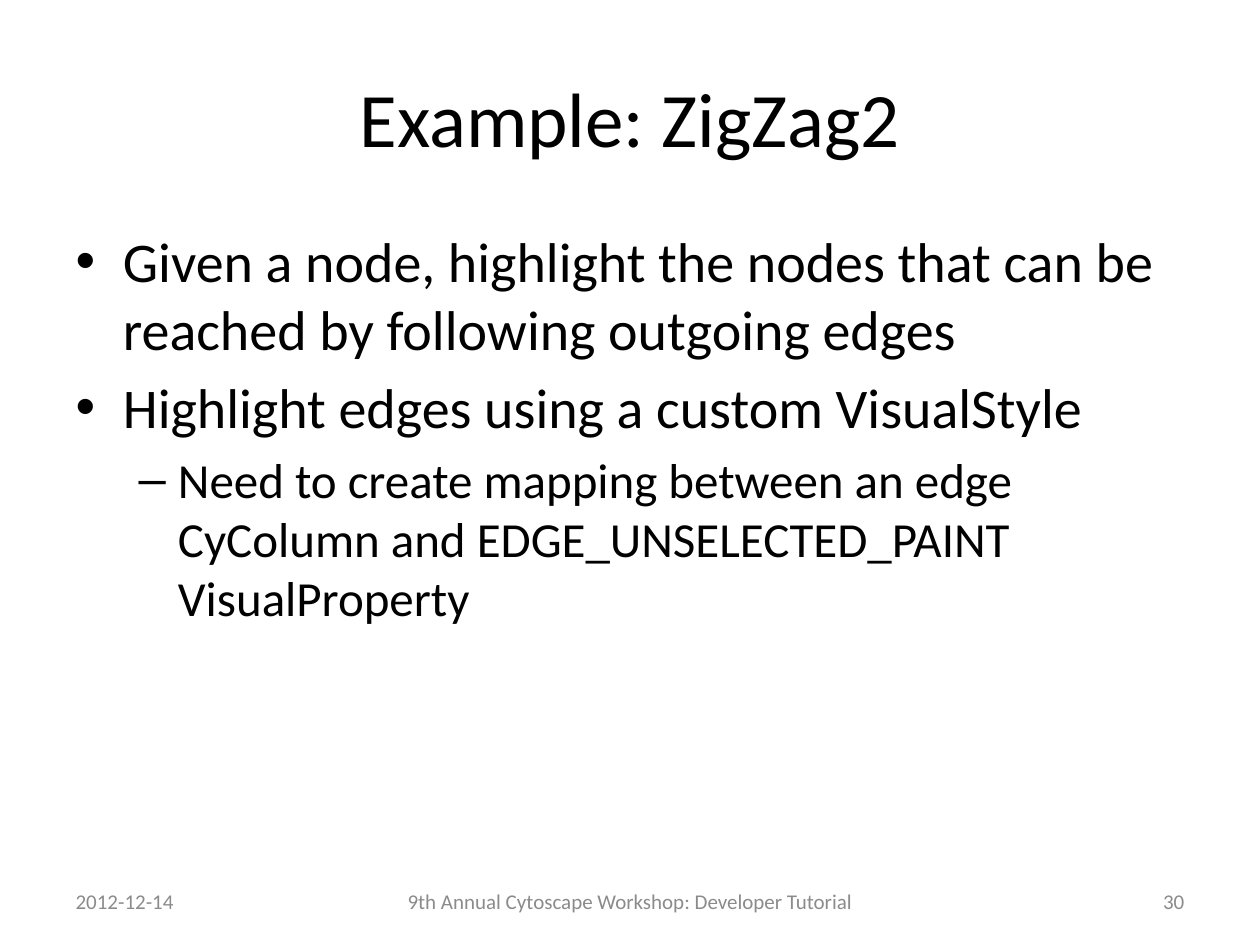
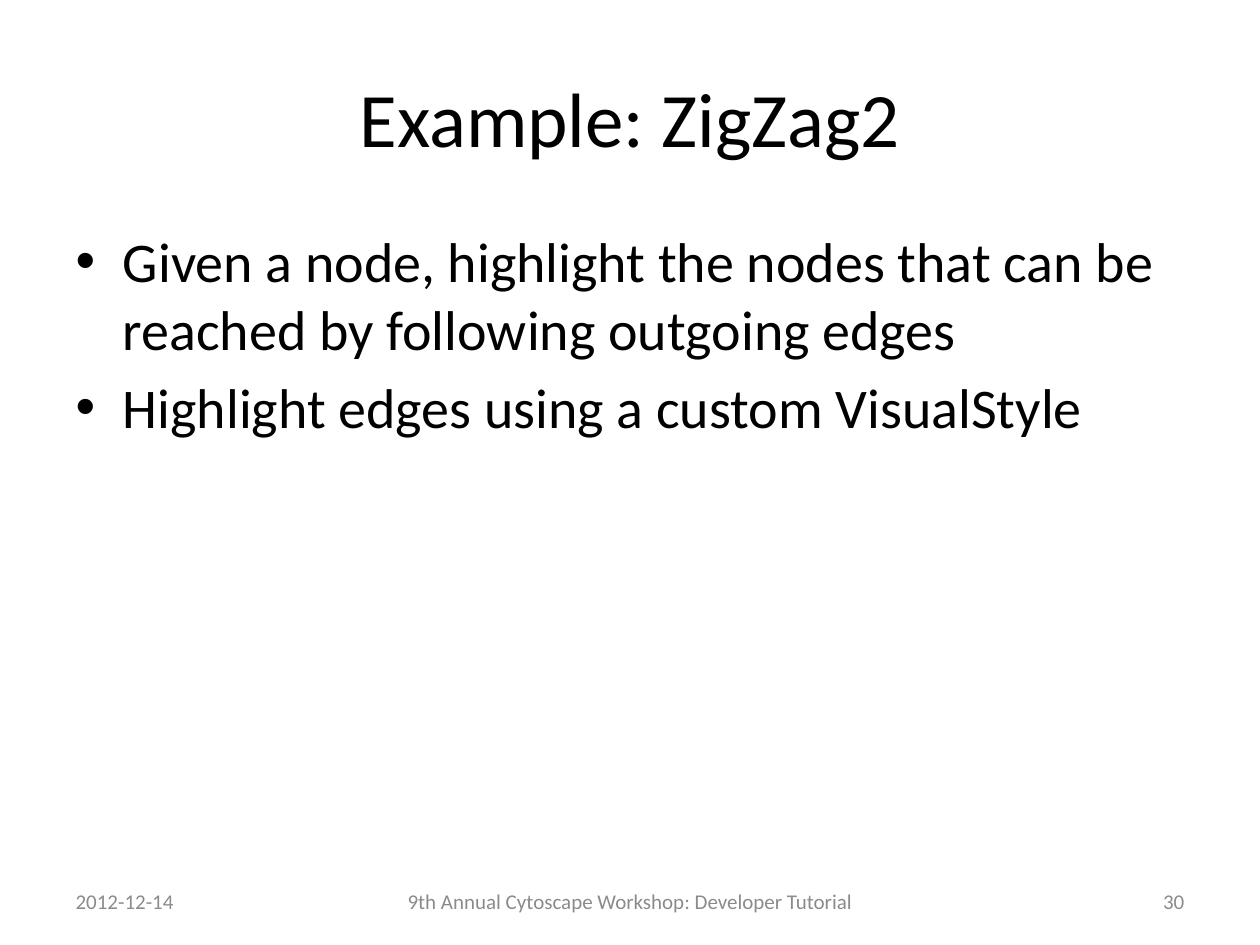
Before and after one commit to jrrmzz/cy3-dev-tutorial, a slide deck: slide 30 of slides.pptx. Drawn at 1260x945 pixels with LibreOffice and Linux fonts; fonts in the diff are those of the drawing. Boxes give left, top, right and bottom in pixels: in the first picture for what was removed or moved away, otherwise in the second. Text is boxed around its words. In the diff, an @@ line names an element or a change of style, - is before the commit and + after.

```diff
--- a/slides.pptx
+++ b/slides.pptx
@@ text at bbox=[178, 464, 1012, 624]: paragraph removed @@
-  – Need to create mapping between an edge CyColumn and EDGE_UNSELECTED_PAINT VisualProperty
```
Also in this commit, not shown: 1 other slide changed.
